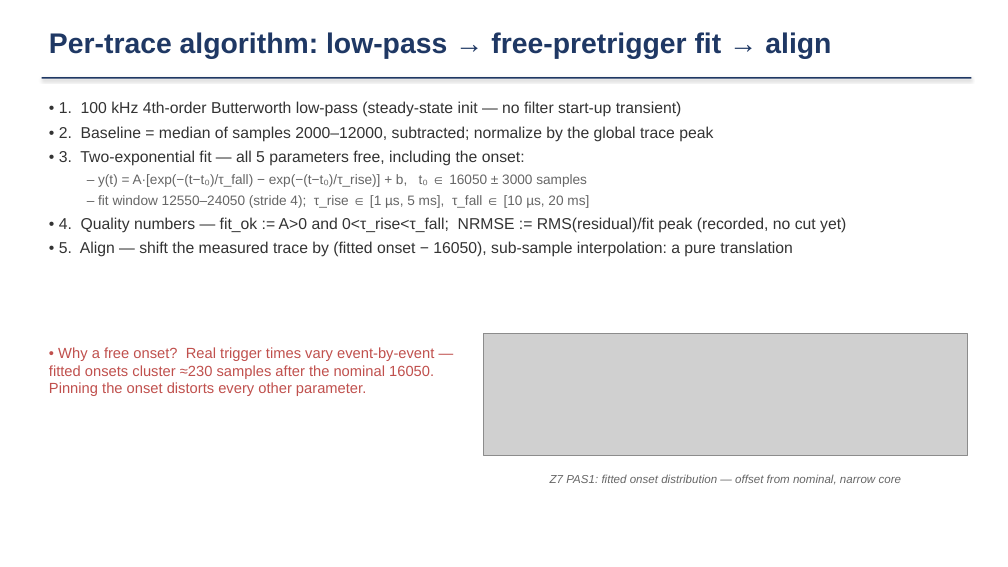
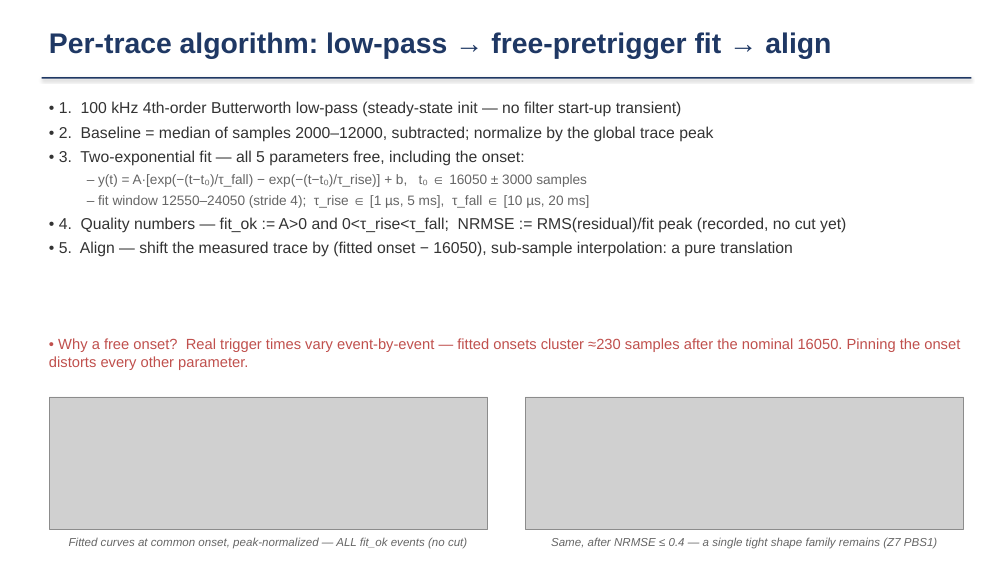
Before and after one commit to ZhihengLi0/urop, a slide deck: slide 3 of snolab/presentation/SNOLAB_R4_pulse_templates_20260715.pptx. Drawn at 1008x567 pixels with LibreOffice and Linux fonts; fonts in the diff are those of the drawing; grey boxes stand for pictures. Boxes give left, top, right and bottom in pixels: in the first picture for what was removed or moved away, otherwise in the second. Text is boxed around its words. In the diff, an @@ line names an element or a change of style, - is before the commit and + after.

```diff
--- a/snolab/presentation/SNOLAB_R4_pulse_templates_20260715.pptx
+++ b/snolab/presentation/SNOLAB_R4_pulse_templates_20260715.pptx
@@ text "• Why a free onset? ..." rewrapped from (x1=49, y1=347, x2=434, y2=396) to (x1=49, y1=338, x2=960, y2=370) @@
@@ picture removed at (x1=484, y1=334, x2=968, y2=456) @@
@@ picture added at (x1=49, y1=397, x2=488, y2=529) @@
@@ picture added at (x1=526, y1=397, x2=964, y2=529) @@
@@ text removed at (x1=550, y1=474, x2=901, y2=484) @@
-Z7 PAS1: fitted onset distribution — offset from nominal, narrow core
@@ text added at (x1=69, y1=537, x2=467, y2=549), 11 pt, text #666666, italic @@
+Fitted curves at common onset, peak-normalized — ALL fit_ok events (no cut)
@@ text added at (x1=551, y1=537, x2=937, y2=549), 11 pt, text #666666, italic @@
+Same, after NRMSE ≤ 0.4 — a single tight shape family remains (Z7 PBS1)
```
Also in this commit, not shown: 1 other slide changed, 7 other files.
